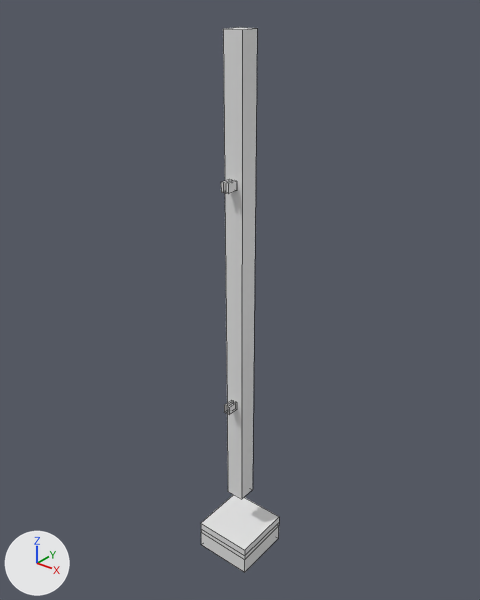
What one commit did to the Blender file Assets/models/blendFiles/fence.blend.
Rendered twice from a 50 mm camera at (0.973, -1.218, 1.6) aimed at (-0.024, 0.029, 0.827). The axes (+X, +Y, +Z) are drawn at lower left. The lights are the same throughout. The older version comes first. Mesh edges are drawn as thin lines.
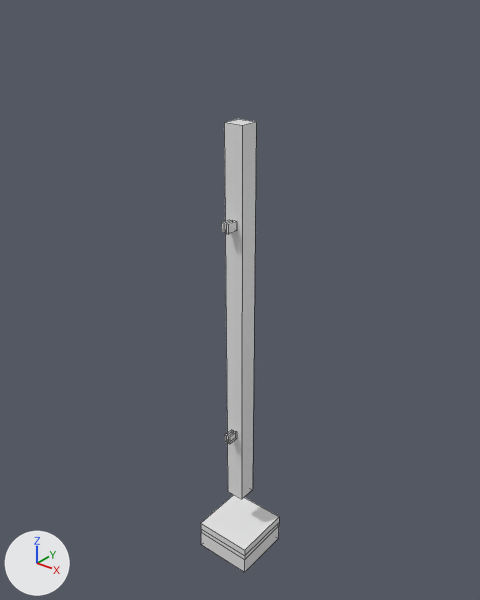
What changed in the scene script:
```text
Change me_cube_002:
    used by ob_cube; location = (0.0, 0.0, 0.0); scale = (0.15, 0.15, 2.14)
    before: 6 (-0.176, -0.176, 0.7) at pixel (223, 28), 7 (-0.176, 0.176, 0.7) at pixel (238, 27), 34 (0.176, -0.176, 0.7) at pixel (242, 29), 35 (0.176, 0.176, 0.7) at pixel (257, 28)
    remove me_cube_002.from_pydata(...)  # 56 vertices, 44 faces; spans x -0.575..0.575, y -0.575..0.575, z 0.0..0.7
    add me_cube_002.from_pydata(...)  # 56 vertices, 44 faces; spans x -0.575..0.575, y -0.575..0.575, z 0.0..0.607
    me_cube_002 part 1: the loose piece of 8 vertices spanning x -0.058..-0.025, y -0.392..-0.18, z 0.243..0.254 is moved by (0.0, 0.0, -0.047)
    me_cube_002 part 2: the loose piece of 8 vertices spanning x -0.072..-0.025, y -0.392..-0.18, z 0.535..0.546 is moved by (0.0, 0.0, -0.047)
    me_cube_002 part 3: the loose piece of 8 vertices spanning x 0.025..0.058, y -0.392..-0.18, z 0.243..0.254 is moved by (0.0, 0.0, -0.047)
    me_cube_002 part 4: the loose piece of 8 vertices spanning x 0.025..0.072, y -0.392..-0.18, z 0.535..0.546 is moved by (0.0, 0.0, -0.047)
    me_cube_002 part 5
    add for i in [6, 7, 34, 35]: me_cube_002.vertices[i].co += Vector((0.0, 0.0, -0.093))
```

Changed parts and their boxes [x1, y1, x2, y2] in the pictures (480 x 600 px; the box of a moved part takes in the faces that stretch with it):
'Cube', reshaped (17% shorter): before [201, 27, 279, 572]; after [201, 119, 279, 572]
part 1 of me_cube_002, moved or reshaped: before [224, 400, 233, 413]; after [225, 430, 233, 442]
part 2 of me_cube_002, moved or reshaped: before [221, 179, 232, 193]; after [221, 220, 232, 233]
part 3 of me_cube_002, moved or reshaped: before [228, 402, 237, 415]; after [228, 431, 237, 444]
part 4 of me_cube_002, moved or reshaped: before [226, 181, 237, 194]; after [226, 221, 237, 234]
part 5 of me_cube_002, moved or reshaped: before [223, 27, 257, 468]; after [224, 119, 256, 468]
